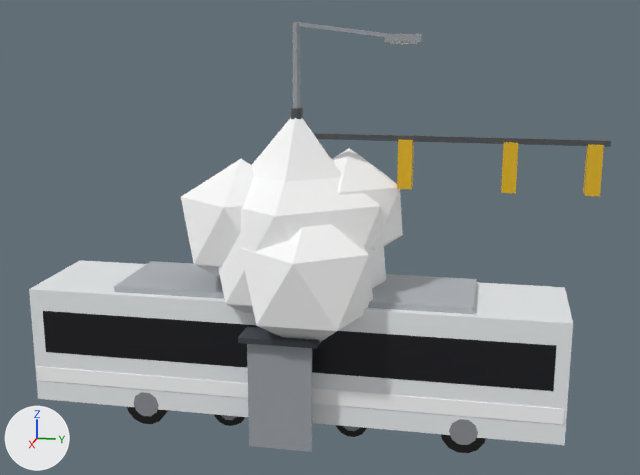
The glTF model public/drive/props.glb as it was, and as the next commit left it.
Camera for both pictures: a 50 mm camera at (19.01, 4.32, 9.07) aimed at (0.01, 0.52, 4.32). Arrows for +X, +Y and +Z are at lower left; the lights stay in place. The picture after the commit comes second. Where no turn or scale is listed for an object, it has been applied to the vertices.

Script lines for the objects in view, before the commit:
```python
me_prop_bus_003 = bpy.data.meshes.new('prop_bus.003')
me_prop_bus_003.from_pydata(...)  # 1336 vertices, 2600 faces; spans x -1.29..1.29, y -6.03..6.03, z -1.61..1.61
me_prop_bus_003.materials.append(mat_prop_vc)
me_prop_lamp_001 = bpy.data.meshes.new('prop_lamp.001')
me_prop_lamp_001.from_pydata(...)  # 64 vertices, 108 faces; spans x -0.19..0.19, y -1.44..1.44, z -4.51..4.51
me_prop_lamp_001.materials.append(mat_prop_vc)
me_prop_shelter_001 = bpy.data.meshes.new('prop_shelter.001')
me_prop_shelter_001.from_pydata(...)  # a box spanning x -1.84..-1.76, y -0.7..0.7, z -1.28..1.12; a box spanning x 1.76..1.84, y -0.7..0.7, z -1.28..1.12; a box spanning x -1.8..1.8, y -0.67..-0.63, z -0.98..1.02; a box spanning x -2.0..2.0, y -0.85..0.85, z 1.16..1.28; a box spanning x -1.3..1.3, y -0.55..-0.15, z -0.81..-0.75
me_prop_shelter_001.materials.append(mat_prop_vc)
ob_prop_bus = bpy.data.objects.new('prop_bus', me_prop_bus_003)
ob_prop_bus.location = (0.0, 0.0, 1.62)
ob_prop_lamp = bpy.data.objects.new('prop_lamp', me_prop_lamp_001)
ob_prop_lamp.location = (0.0, 1.24, 4.51)
ob_prop_shelter = bpy.data.objects.new('prop_shelter', me_prop_shelter_001)
ob_prop_shelter.location = (0.0, 0.0, 1.28)
# also in view: 'prop_tree_round' at (0.01, -0.09, 3.25); 'prop_signal' at (-0.07, 3.21, 3.6); 'prop_tree_upright' at (0.0, 0.0, 3.58)
```
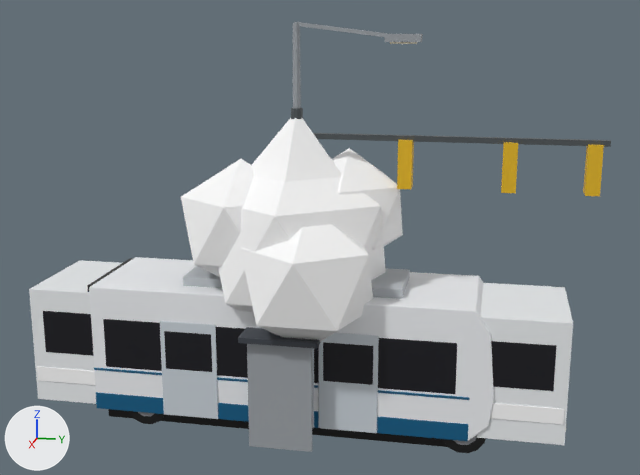
Pixel boxes [x1, y1, x2, y2] of what changed, in the pictures (640 x 475 px):
'prop_tram_end', added: after [88, 257, 494, 447]
'prop_tram_mid', added (mostly hidden): after [140, 274, 440, 445]
'prop_bus', unchanged, covered by the edit: [29, 260, 573, 453] in both

Diff of the bpy script that builds the scene:
```diff
--- a/public/drive/props.glb.py
+++ b/public/drive/props.glb.py
@@ me_prop_tram_mid @@
+me_prop_tram_mid.from_pydata(...)  # 760 vertices, 1464 faces; spans x -1.36..1.36, y -3.4..3.4, z -2.09..2.09
+me_prop_tram_mid.materials.append(mat_prop_vc)
@@ me_prop_tram_end @@
+me_prop_tram_end.from_pydata(...)  # 1154 vertices, 2224 faces; spans x -1.36..1.36, y -4.6..4.6, z -1.7..1.7
+me_prop_tram_end.materials.append(mat_prop_vc)
@@ ob_prop_tram_mid @@
+ob_prop_tram_mid = bpy.data.objects.new('prop_tram_mid', me_prop_tram_mid)
+ob_prop_tram_mid.location = (0.0, 0.0, 2.14)
@@ ob_prop_tram_end @@
+ob_prop_tram_end = bpy.data.objects.new('prop_tram_end', me_prop_tram_end)
+ob_prop_tram_end.location = (0.0, 0.0, 1.75)
```
